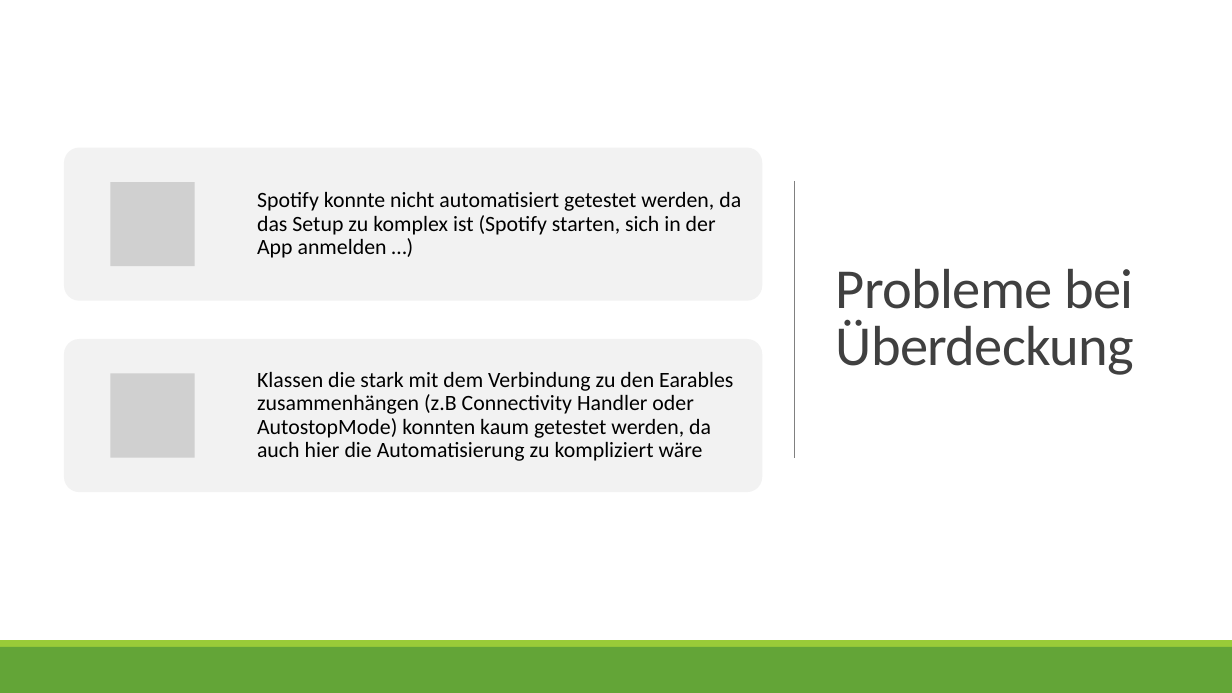
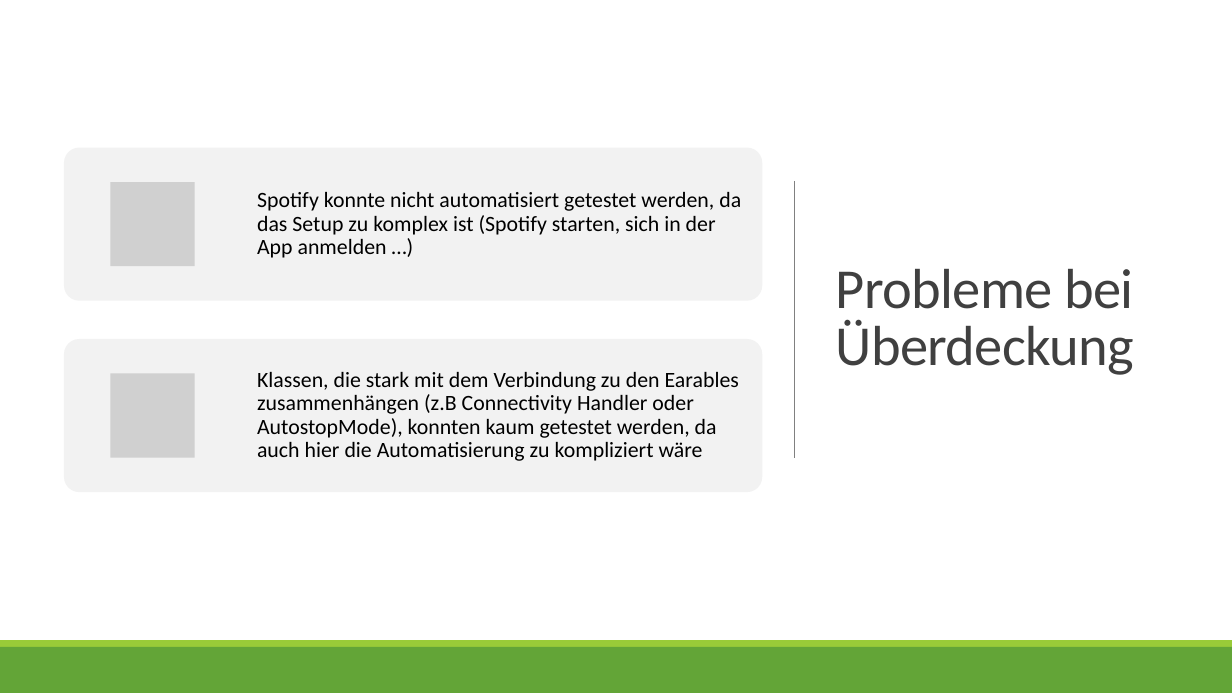
Before and after one commit to YHB-eSense/eSense, a slide deck: slide 6 of Dokumente/04 - Validierung/Validierung.pptx (slide 5 before the commit). Drawn at 1232x693 pixels with LibreOffice and Linux fonts; fonts in the diff are those of the drawing; grey boxes stand for pictures. Boxes give left, top, right and bottom in pixels: in the first picture for what was removed or moved away, otherwise in the second. Text is boxed around its words. In the diff, an @@ line names an element or a change of style, - is before the commit and + after.

```diff
--- a/Dokumente/04 - Validierung/Validierung.pptx
+++ b/Dokumente/04 - Validierung/Validierung.pptx
@@ text at (257,372,739,461): text changed @@
-Klassen die stark mit dem Verbindung zu den Earables zusammenhängen (z.B Connectivity Handler oder AutostopMode) konnten kaum getestet werden, da auch hier die Automatisierung zu kompliziert wäre
+Klassen, die stark mit dem Verbindung zu den Earables zusammenhängen (z.B Connectivity Handler oder AutostopMode), konnten kaum getestet werden, da auch hier die Automatisierung zu kompliziert wäre
```
Also in this commit, not shown: 5 other slides changed, 1 slide added.
